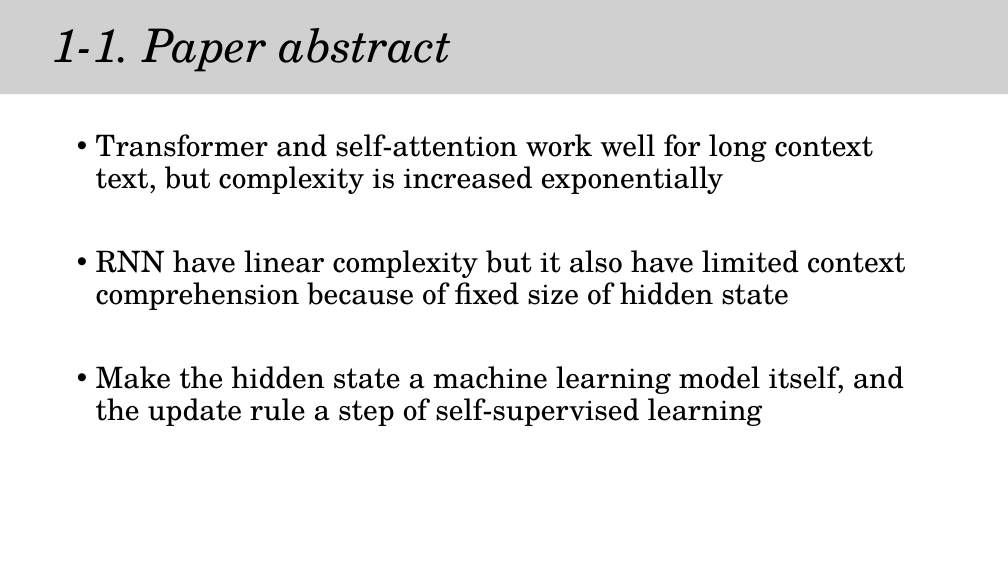
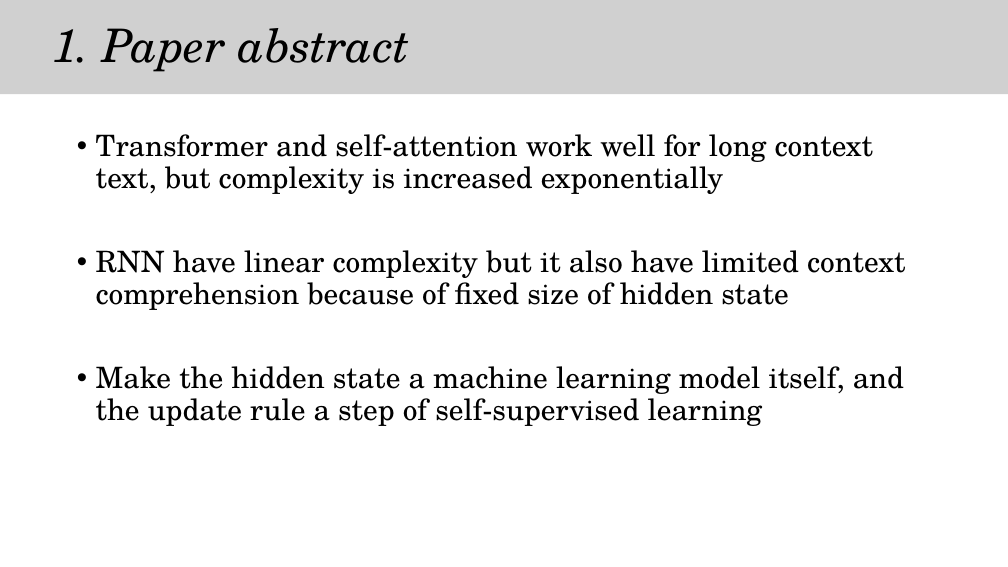
Before and after one commit to chroion/paper-review, a slide deck: slide 4 of Learning to (Learn at Test Time) RNNs with Expressive Hidden States/Learning to (Learn at Test Time) RNNs with Expressive Hidden States.pptx. Drawn at 1008x567 pixels with LibreOffice and Linux fonts; fonts in the diff are those of the drawing; grey boxes stand for pictures. Boxes give left, top, right and bottom in pixels: in the first picture for what was removed or moved away, otherwise in the second. Text is boxed around its words. In the diff, an @@ line names an element or a change of style, - is before the commit and + after.

Commit message:
22th paper

```diff
--- a/Learning to (Learn at Test Time) RNNs with Expressive Hidden States/Learning to (Learn at Test Time) RNNs with Expressive Hidden States.pptx
+++ b/Learning to (Learn at Test Time) RNNs with Expressive Hidden States/Learning to (Learn at Test Time) RNNs with Expressive Hidden States.pptx
@@ title at bbox=[52, 28, 411, 72]: text changed @@
-1-1. Paper abstract
+1. Paper abstract
```
